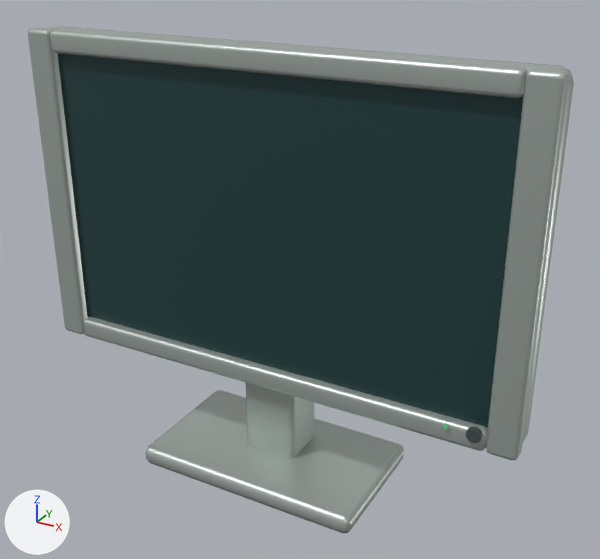
The glTF model assets/models/hardware/monitor_lcd.glb: old version first, new version second.
Before and after are seen from a camera (50 mm lens) standing at (1.177, -1.969, 1.665) and looking at (0.075, 0.035, 0.663). The lights are fixed; the arrows at lower left show +X, +Y and +Z. The first picture is the older version. Vertices at exactly the same position are counted once.

In view in the first picture: 'monitor_lcd_Brushed_silver', 'monitor_lcd_Charcoal_shell', 'monitor_lcd_Screen_glass'.
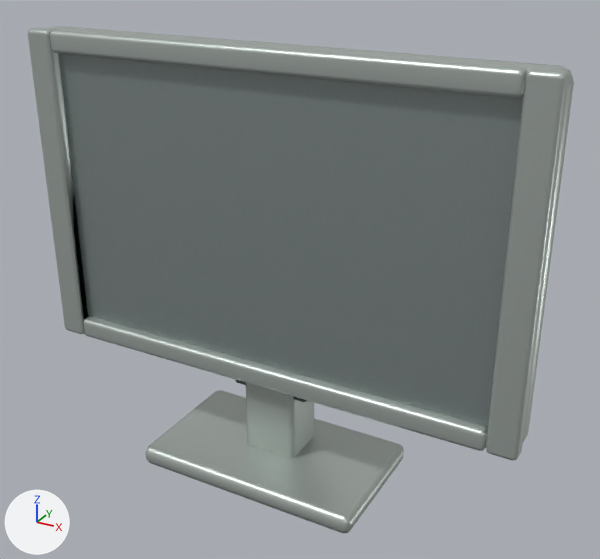
Where the newer file only moved an object's origin or applied its transform, the numbers keep the older frame.

Edits to the scene script, one JSON object a line:
```json
{"op": "add", "block": "mat_smoked_tempered_glass", "code": ["mat_smoked_tempered_glass = principled_material('Smoked tempered glass')", "mat_smoked_tempered_glass.base_color = (0.055, 0.12, 0.15)  # dark cyan #42616c", "mat_smoked_tempered_glass.metallic = 0.18", "mat_smoked_tempered_glass.roughness = 0.16", "mat_smoked_tempered_glass.alpha = 0.26"]}
{"block": "me_cube_108", "where": "me_cube_108.from_pydata(...)  # 56 vertices, 108 faces; spans x -0.715..0.715, y -0.009..0.009, z -0.449..0.449"}
{"op": "remove", "block": "me_cube_108", "code": "me_cube_108.materials.append(mat_screen_glass)  # dark cyan #224244"}
{"op": "add", "block": "me_cube_108", "code": "me_cube_108.materials.append(mat_smoked_tempered_glass)  # dark cyan #42616c"}
{"block": "me_cylinder_008", "where": "# used by ob_monitor_lcd_charcoal_shell; location = (0.68, -0.095, 0.385)"}
{"op": "remove", "block": "me_cylinder_008", "code": "me_cylinder_008.from_pydata(...)  # 128 vertices, 248 faces; spans x -0.855..0.022, y -0.008..0.158, z -0.022..0.395"}
{"op": "add", "block": "me_cylinder_008", "code": "me_cylinder_008.from_pydata(...)  # 56 vertices, 108 faces; spans x -0.855..-0.505, y 0.146..0.158, z 0.275..0.395"}
{"block": "me_cylinder_008", "change": "me_cylinder_008 part 1: the loose piece of 72 vertices spanning x -0.022..0.022, y -0.008..0.008, z -0.022..0.022 is deleted"}
```

Where the change shows, as pixel boxes (x1, y1, x2, y2) in the pictures (600 x 559 px):
```json
{"object": "monitor_lcd_Screen_glass", "change": "recoloured", "before": [58, 53, 523, 428], "after": [58, 53, 523, 428]}
{"part": 1, "of": "me_cylinder_008", "change": "deleted", "before": [466, 427, 483, 443]}
```
